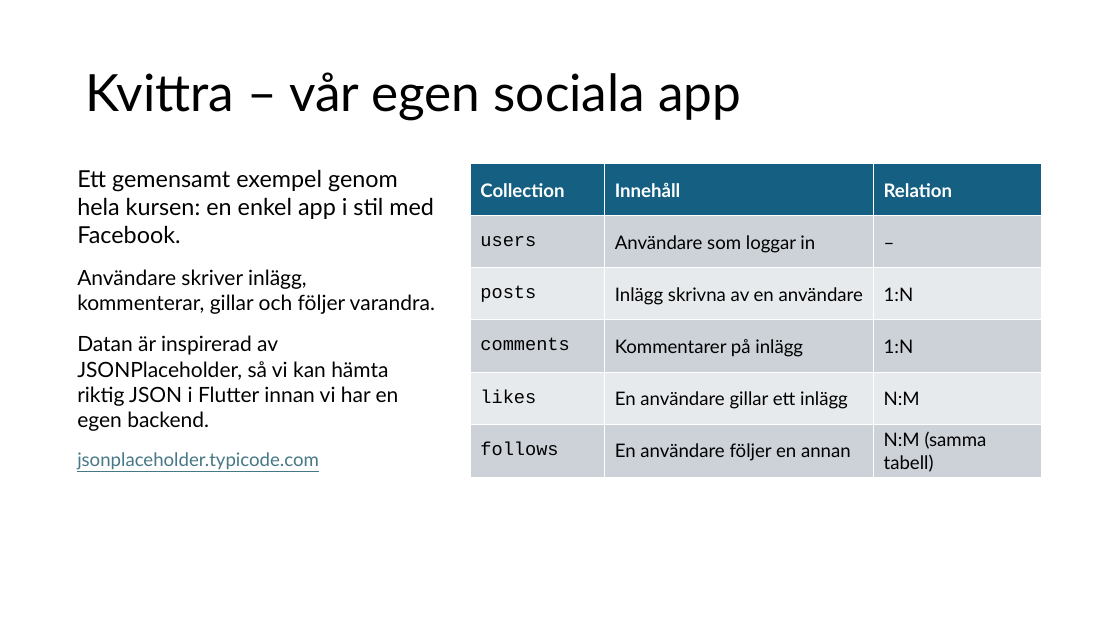
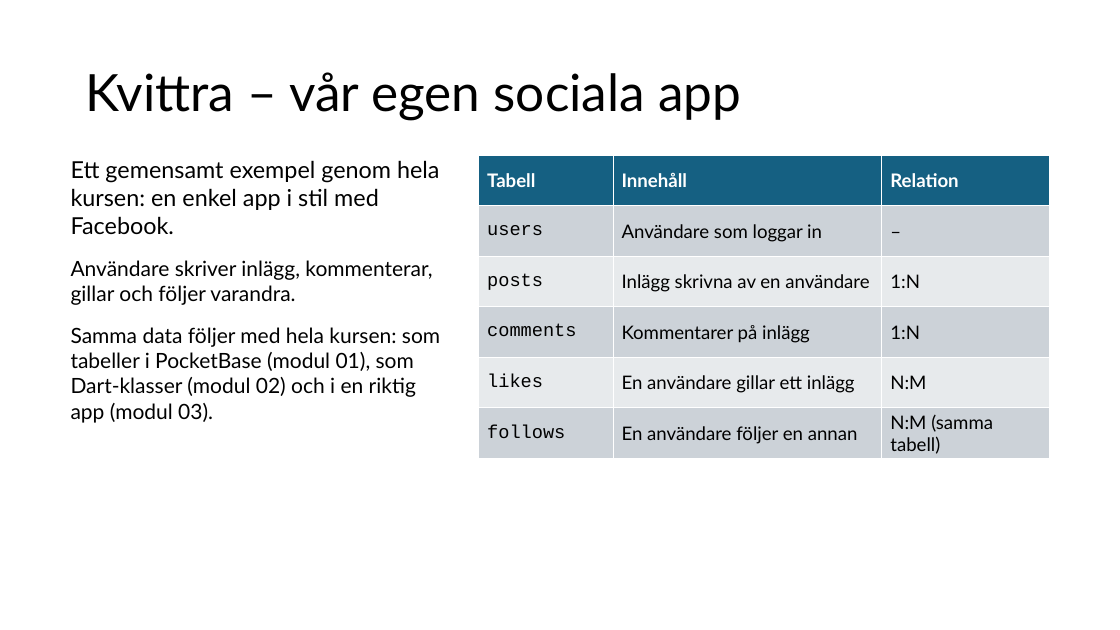
Before and after one commit to abbjetmus/pocketbase-flutter-kurs, a slide deck: slide 3 of Databaser och mobilapputveckling - sammanfattning.pptx. Drawn at 1120x630 pixels with LibreOffice and Linux fonts; fonts in the diff are those of the drawing. Boxes give left, top, right and bottom in pixels: in the first picture for what was removed or moved away, otherwise in the second. Text is boxed around its words. In the diff, an @@ line names an element or a change of style, - is before the commit and + after.

Commit message:
Refactor course materials: remove Flutter exercises, update README for clarity, and enhance Kvittra app description.

```diff
--- a/Databaser och mobilapputveckling - sammanfattning.pptx
+++ b/Databaser och mobilapputveckling - sammanfattning.pptx
@@ text "Ett gemensamt exempel genom hela ...": place and size @@
-text "Ett gemensamt exempel genom hela ..." at bbox=[77, 169, 434, 470]
+text "Ett gemensamt exempel genom hela ..." at bbox=[71, 160, 440, 423]
@@ table at bbox=[479, 155, 1050, 458] @@
-row 1, column 1: Collection
+row 1, column 1: Tabell
@@ table: place and size @@
-table at bbox=[471, 164, 1042, 476]
+table at bbox=[479, 155, 1050, 458]
@@ text at bbox=[71, 327, 440, 423]: text changed @@
-Datan är inspirerad av JSONPlaceholder, så vi kan hämta riktig JSON i Flutter innan vi har en egen backend.
-jsonplaceholder.typicode.com
+Samma data följer med hela kursen: som tabeller i PocketBase (modul 01), som Dart-klasser (modul 02) och i en riktig app (modul 03).
```
Also in this commit, not shown: 1 other slide changed, 92 slides added, 7 slides removed, 37 other files.
